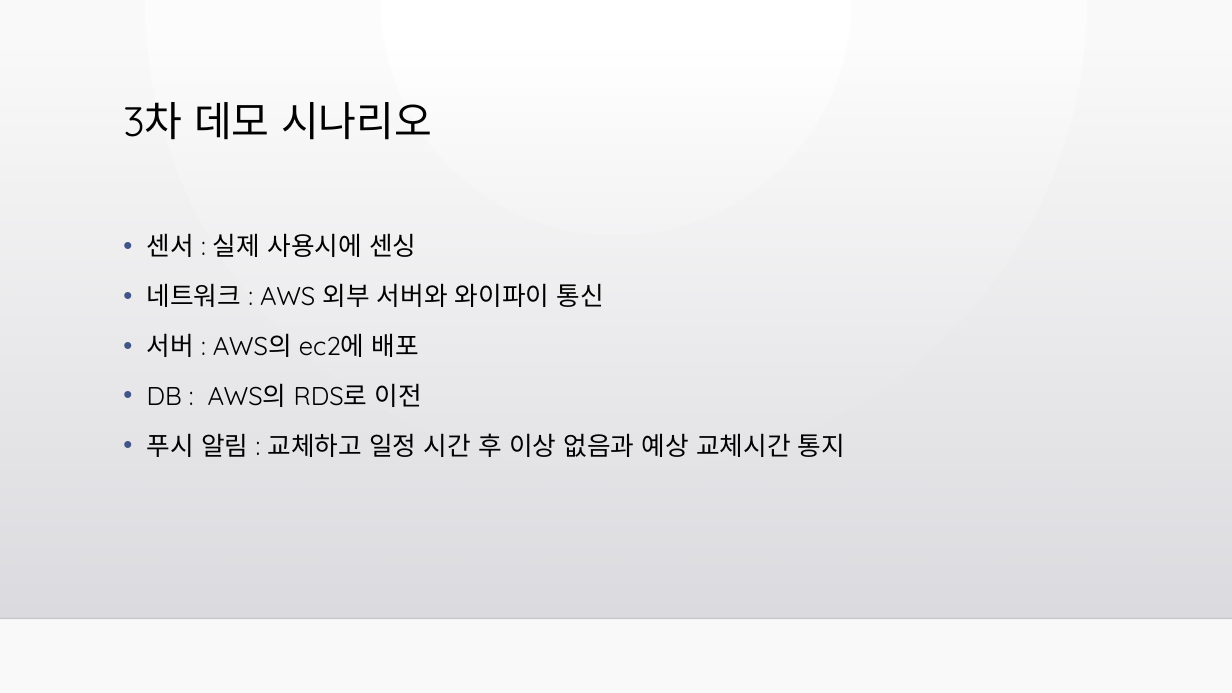
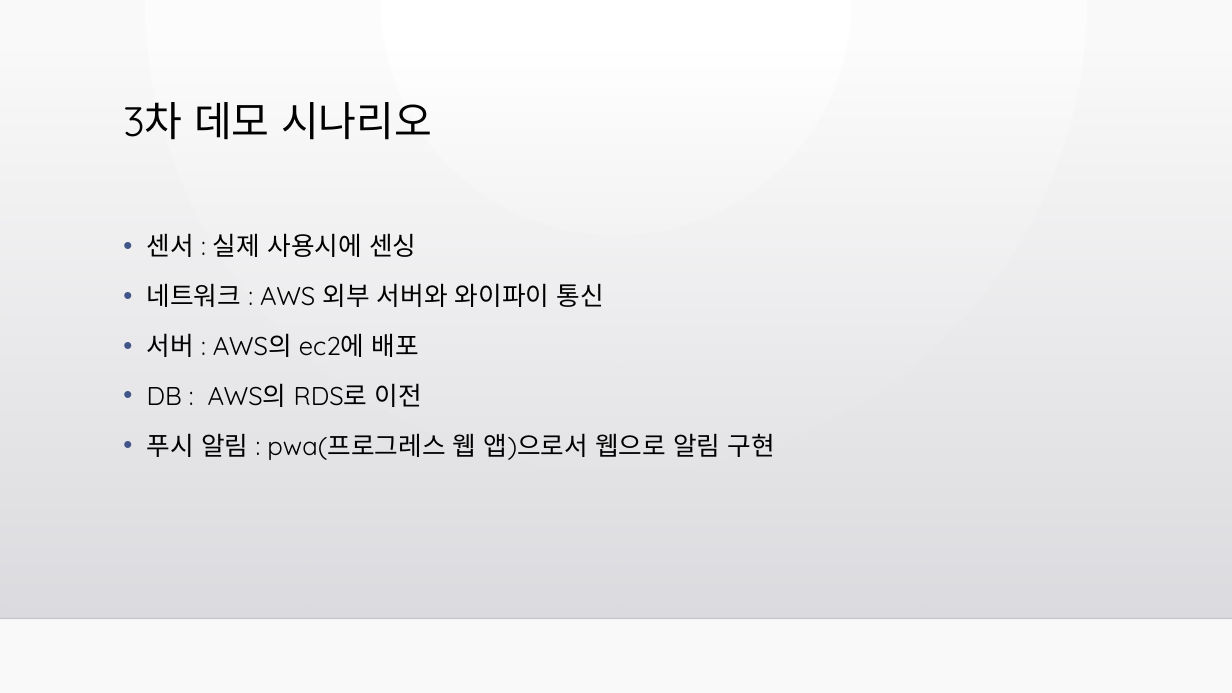
Before and after one commit to J0minsu/Hanggies, a slide deck: slide 4 of Youngchan/데모 시나리오.pptx. Drawn at 1232x693 pixels with LibreOffice and Linux fonts; fonts in the diff are those of the drawing; background and template pictures are left out. Boxes give left, top, right and bottom in pixels: in the first picture for what was removed or moved away, otherwise in the second. Text is boxed around its words. In the diff, an @@ line names an element or a change of style, - is before the commit and + after.

```diff
--- a/Youngchan/데모 시나리오.pptx
+++ b/Youngchan/데모 시나리오.pptx
@@ text at [147,433,775,460]: text changed @@
-• 푸시 알림 : 교체하고 일정 시간 후 이상 없음과 예상 교체시간 통지
+• 푸시 알림 : pwa(프로그레스 웹 앱)으로서 웹으로 알림 구현
```
Also in this commit, not shown: 2 other slides changed.
